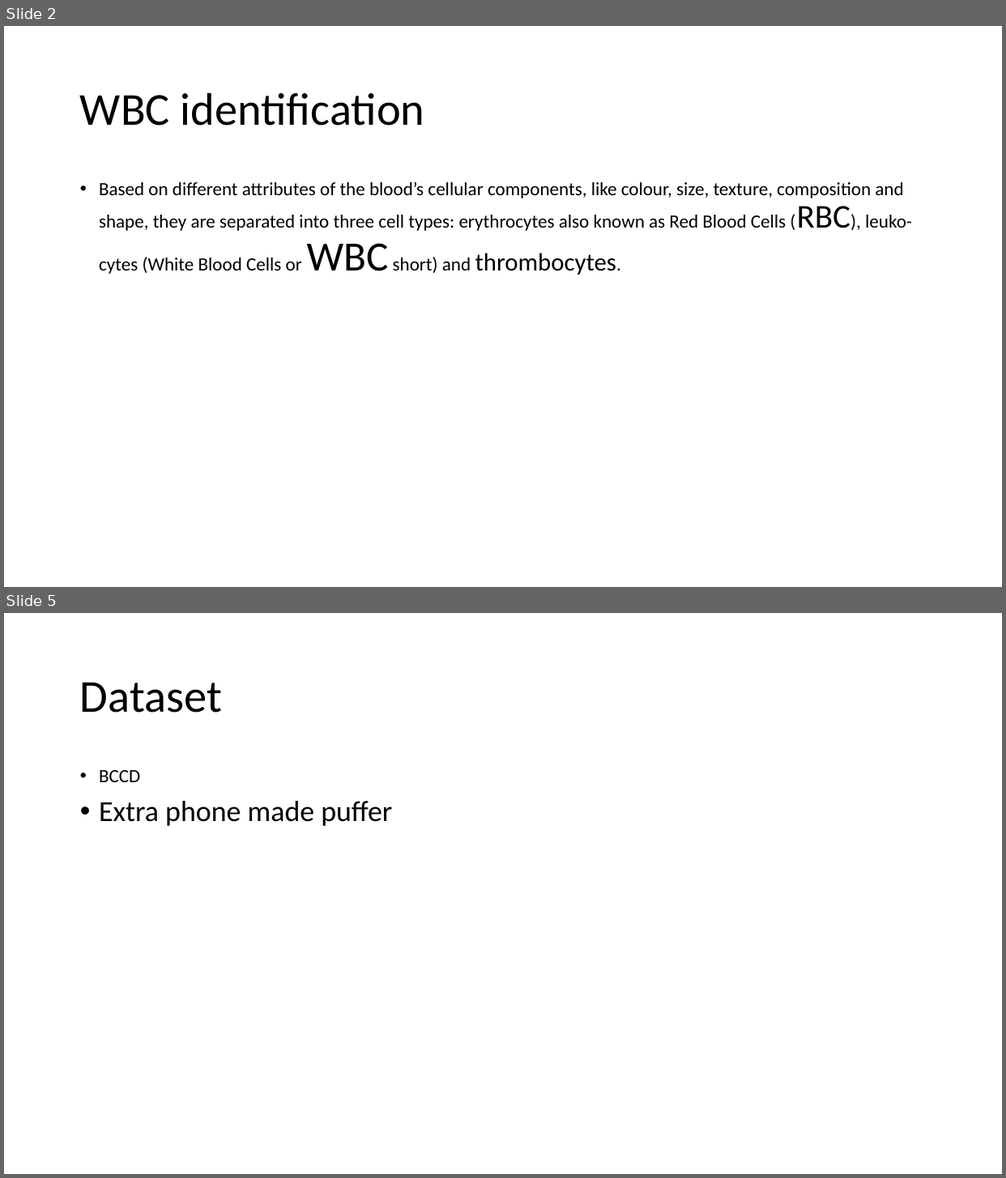
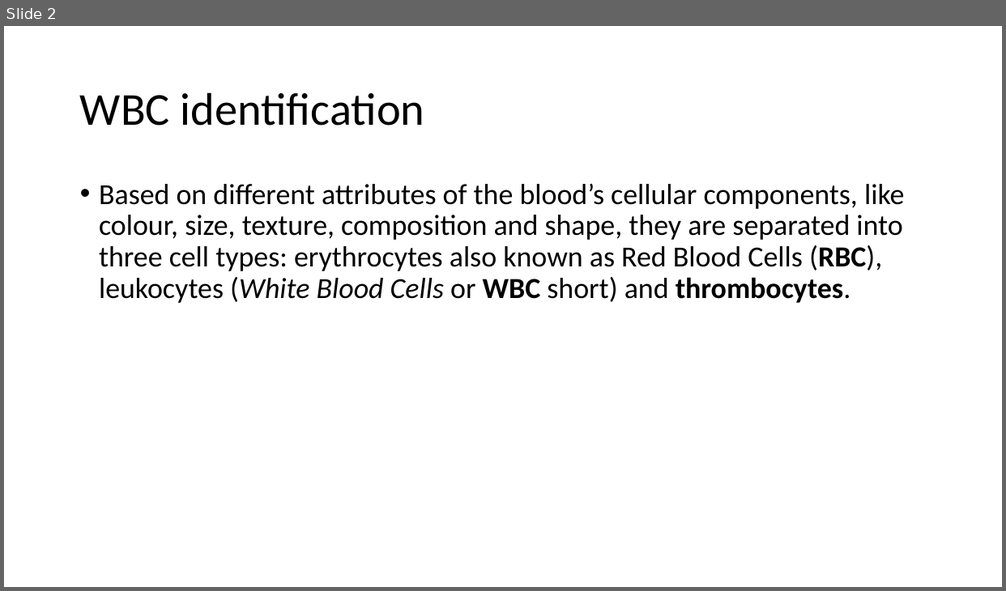
Before and after one commit to JNSchwartz/better_blood, a slide deck: betterblood.pptx. Shown one above the other, each under a label of ours: slides 2 and 5 before the commit, slide 2 after it; the slides between them are not shown. The pictures are 1006x1178 and 1006x591 pixels, drawn with LibreOffice and Linux fonts; fonts in the diff are those of the drawing; background and template pictures are left out. Boxes give left, top, right and bottom in pixels: in the first picture for what was removed or moved away, otherwise in the second. Text is boxed around its words. In the diff, an @@ line names an element or a change of style, - is before the commit and + after.

```diff
--- a/betterblood.pptx
+++ b/betterblood.pptx
@@ slide 5 removed at (4, 613, 1002, 1174), background #FFFFFF @@
@@ title removed at (80, 682, 222, 713) @@
-Dataset
@@ text removed at (99, 770, 392, 826) @@
-• BCCD
-• Extra phone made puffer
@@ slide 2 changed as well @@
@@ text at (99, 183, 904, 303): text changed; size 18 to 28 pt @@
-• Based on different attributes of the blood’s cellular components, like colour, size, texture, composition and shape, they are separated into three cell types: erythrocytes also known as Red Blood Cells (RBC), leuko- cytes (White Blood Cells or WBC short) and thrombocytes.
+• Based on different attributes of the blood’s cellular components, like colour, size, texture, composition and shape, they are separated into three cell types: erythrocytes also known as Red Blood Cells (RBC), leukocytes (White Blood Cells or WBC short) and thrombocytes.
```
Also in this commit, not shown: 4 other slides changed, 2 slides added, 1 other slide removed.
